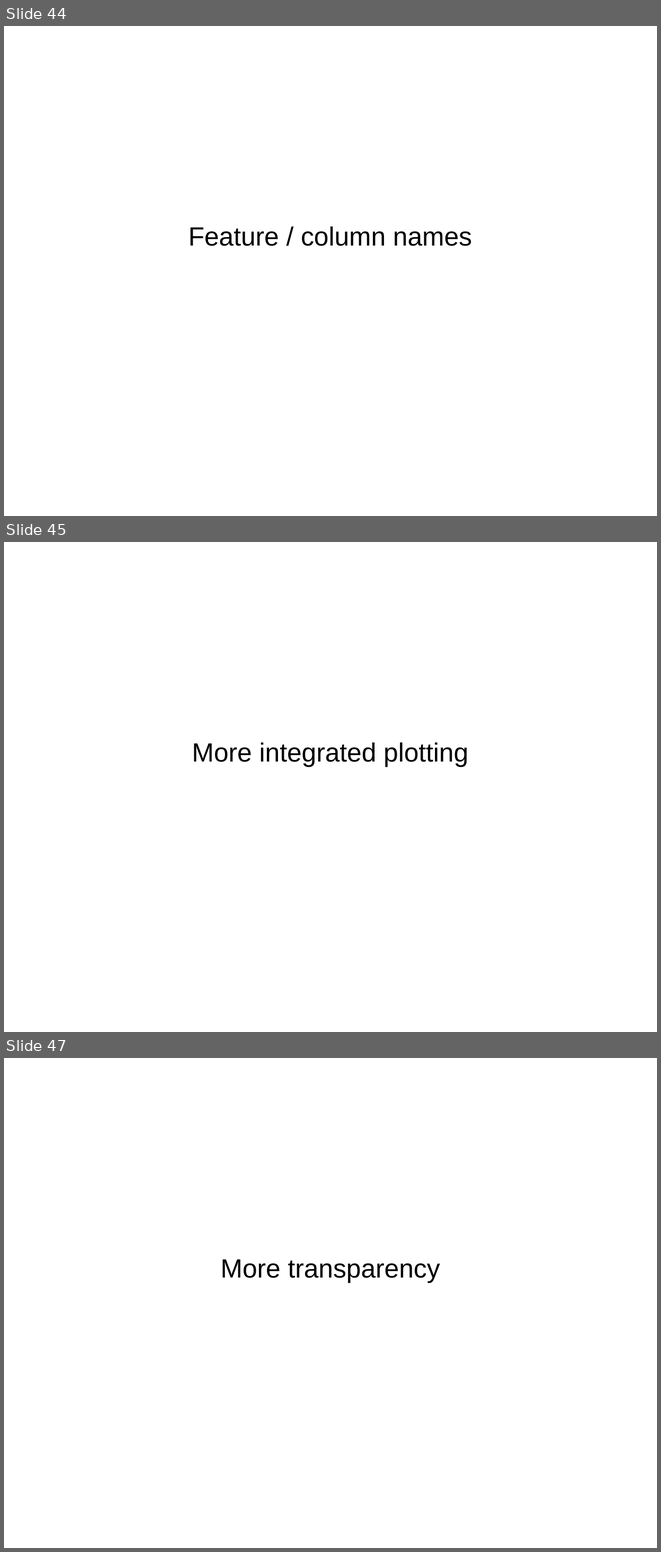
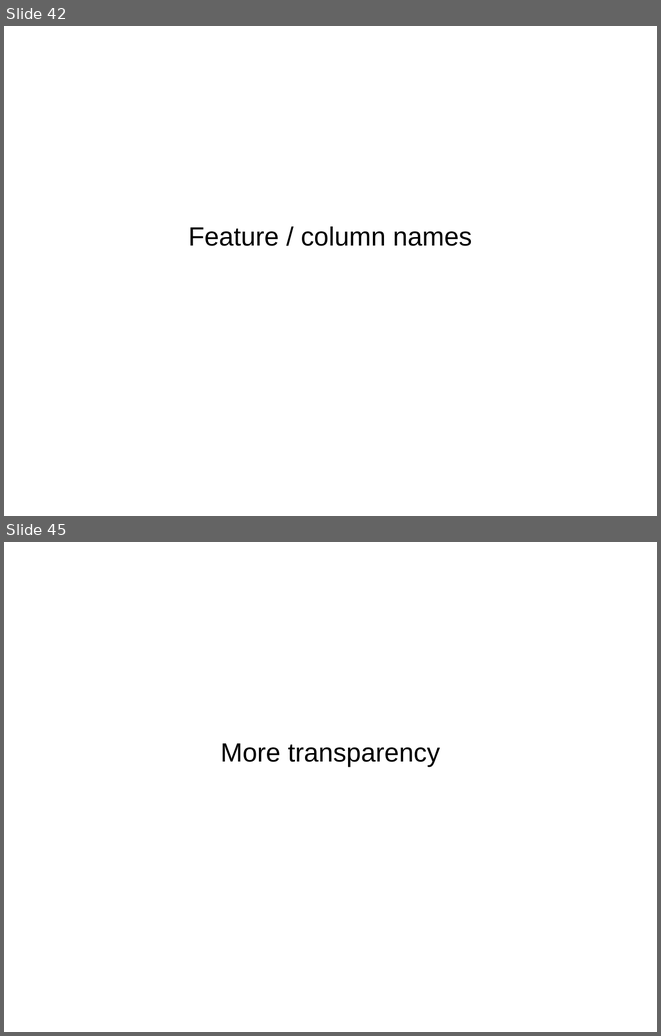
Before and after one commit to amueller/talks_odt, a slide deck: pycon_india_keynote.odp. Shown one above the other, each under a label of ours: slides 44, 45 and 47 before the commit, slides 42 and 45 after it; the slides between them are not shown. The pictures are 661x1552 and 661x1036 pixels, drawn with LibreOffice and Linux fonts; fonts in the diff are those of the drawing. Boxes give left, top, right and bottom in pixels: in the first picture for what was removed or moved away, otherwise in the second. Text is boxed around its words. In the diff, an @@ line names an element or a change of style, - is before the commit and + after.

```diff
--- a/pycon_india_keynote.odp
+++ b/pycon_india_keynote.odp
@@ slide 45 removed at bbox=[4, 542, 657, 1032], background #FFFFFF @@
@@ subtitle removed at bbox=[192, 742, 468, 766] @@
-More integrated plotting
@@ what was slide 44 is now slide 42 @@
@@ what was slide 47 is now slide 45 @@
```
Also in this commit, not shown: 1 slide changed, 8 slides added, 9 other slides removed.
